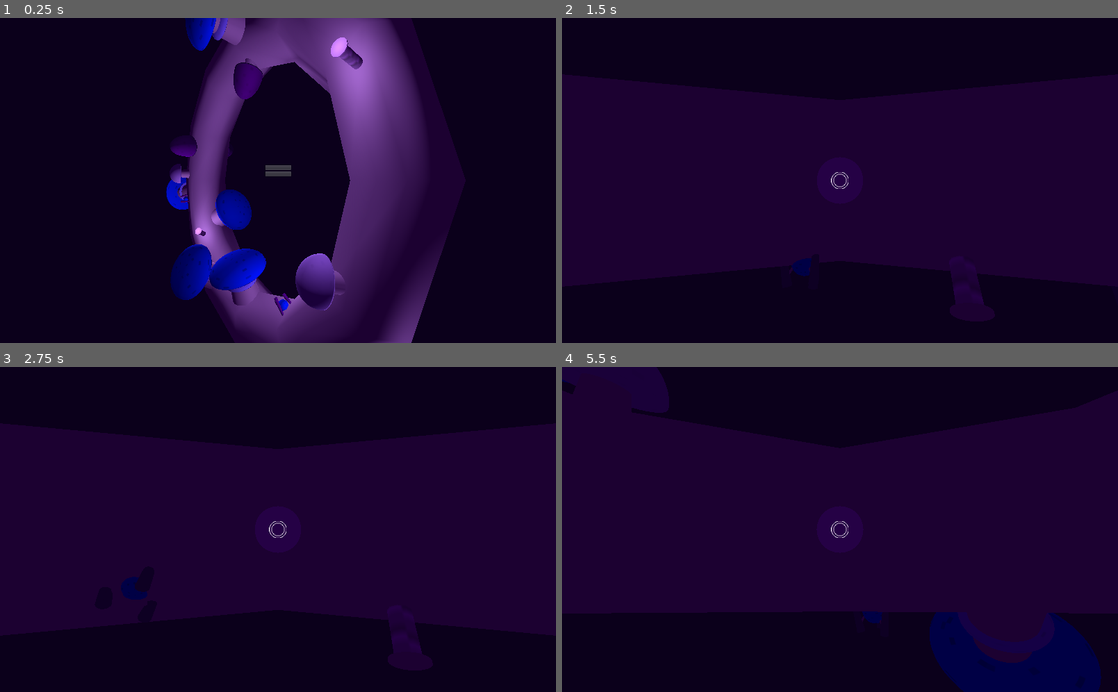
Above: before the commit, frames 1-4 (two rows, left to right).
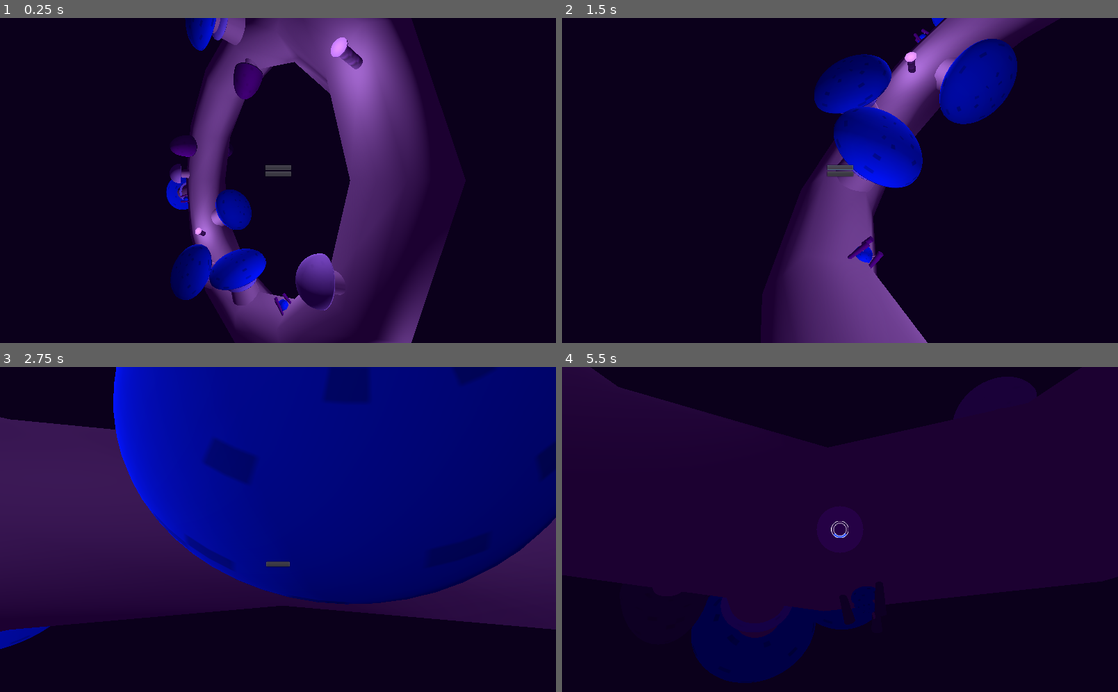
Above: after the commit, the same moments.

Repository: the-alex-g/LD47
Game: Godot game, scene res://Main/MainMenu.tscn
Two runs of this game, one before a commit and one after it. Both use one fixed random seed, a clock stepped at 60 frames per second and the inputs below.
Inputs (mouse positions are in pixels of both pictures, inside the frame that each line leads up to):
- Up to frame 1 (0.25 s): no input
- Up to frame 2 (1.5 s): click "Play" at 0.5 s; click (840, 167) at 1.25 s, where only the run after the commit has a clickable "Play"
- Up to frame 3 (2.75 s): click (278, 523) at 2 s, where only the run after the commit has a clickable "Story"
- Up to frame 4 (5.5 s): hold Right (Right) 2.78-3.53 s; hold Down (Backward) 3.53-4.28 s; hold Right (Right) 4.28-5.03 s; hold Up (Forward) from 5.03 s (still down)

The runs differ from the first frame. In frame 2, 21% of the frame differs, in the area x 37-90%, y 0-100%; in frame 3, 62%, in the area x 0-100%, y 0-89%; in frame 4, 13%.

Commit message:
Add zoom in

Diff:
--- a/Main/MainMenu.tscn
+++ b/Main/MainMenu.tscn
@@ -15,6 +15,34 @@
 background_mode = 1
 background_color = Color( 0.0431373, 0, 0.105882, 1 )
 ambient_light_color = Color( 0.145098, 0.00392157, 0.270588, 1 )
+
+[sub_resource type="Animation" id=3]
+resource_name = "Flyin"
+length = 2.0
+tracks/0/type = "value"
+tracks/0/path = NodePath("Camera:translation")
+tracks/0/interp = 1
+tracks/0/loop_wrap = true
+tracks/0/imported = false
+tracks/0/enabled = true
+tracks/0/keys = {
+"times": PoolRealArray( 0, 2 ),
+"transitions": PoolRealArray( 1, 1 ),
+"update": 0,
+"values": [ Vector3( 3.53031, 2.272, 0 ), Vector3( 0.0230124, -0.0204588, 0.992751 ) ]
+}
+tracks/1/type = "value"
+tracks/1/path = NodePath("Camera:rotation_degrees")
+tracks/1/interp = 1
+tracks/1/loop_wrap = true
+tracks/1/imported = false
+tracks/1/enabled = true
+tracks/1/keys = {
+"times": PoolRealArray( 0, 2 ),
+"transitions": PoolRealArray( 1, 1 ),
+"update": 0,
+"values": [ Vector3( -37.901, 90, -90 ), Vector3( 0, 180, 0 ) ]
+}
 
 [node name="MainMenu" type="CSGTorus"]
 sides = 12
@@ -62,7 +90,7 @@
 light_color = Color( 0.921569, 0.713726, 0.913725, 1 )
 
 [node name="Camera" type="Camera" parent="."]
-transform = Transform( 0.614299, 9.40962e-09, 0.789073, -0.789073, 7.32545e-09, 0.614299, 0, -1, 1.19249e-08, 3.53031, 2.272, 0 )
+transform = Transform( 0.614299, -1.68595e-08, 0.789073, -0.789073, -3.44915e-08, 0.614299, 1.68595e-08, -1, -3.44915e-08, 3.53031, 2.272, 0 )
 
 [node name="Enemies" type="Spatial" parent="."]
 
@@ -73,3 +101,7 @@
 [node name="Enemy3" parent="Enemies" instance=ExtResource( 3 )]
 
 [node name="HUD" parent="." instance=ExtResource( 4 )]
+
+[node name="AnimationPlayer" type="AnimationPlayer" parent="."]
+anims/Flyin = SubResource( 3 )
+[connection signal="animation_finished" from="AnimationPlayer" to="HUD" method="_on_AnimationPlayer_animation_finished"]
--- a/Main/MainMenuHUD.gd
+++ b/Main/MainMenuHUD.gd
@@ -12,8 +12,7 @@
 
 func _on_Button_pressed():
 	pressed.play()
-	yield(get_tree().create_timer(0.5), "timeout")
-	var _error = get_tree().change_scene("res://Main/Main.tscn")
+	get_parent().get_node("AnimationPlayer").play("Flyin")
 
 func _on_Button2_pressed():
 	pressed.play()
@@ -29,3 +28,10 @@
 func _on_Back_pressed():
 	pressed.play()
 	toggle_fluff(false)
+
+func _on_AnimationPlayer_animation_finished(_anim_name):
+	var rods = get_parent().get_node("Rods").get_children()
+	for rod in rods:
+		rod.get_node("Spatial").get_node("MeshInstance").get_node("OmniLight").visible = false
+		yield(get_tree().create_timer(0.3), "timeout")
+	var _error = get_tree().change_scene("res://Main/Main.tscn")
Not shown: 1 places in Main/MainMenu.tscn that only renumber resources
